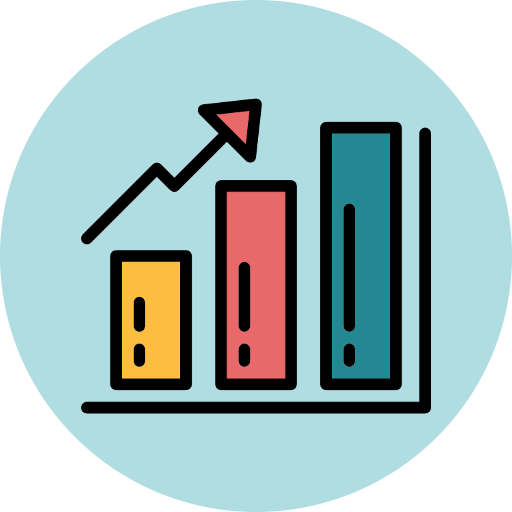
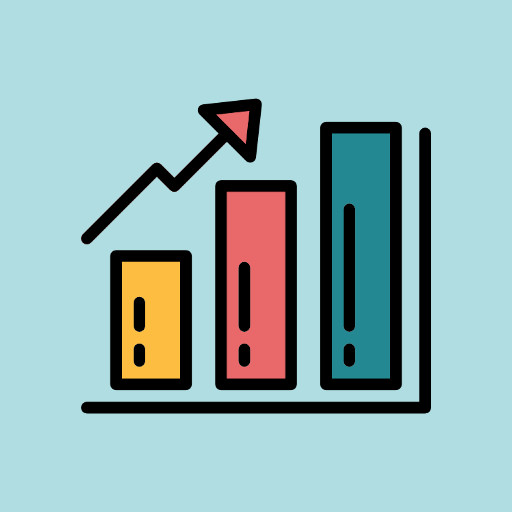
Layer changes from the first 512px x 512px image to the second:
added layer "Background #1" above "Background" over box(0, 0, 512, 512)
hid "Background" over box(0, 0, 512, 512)
